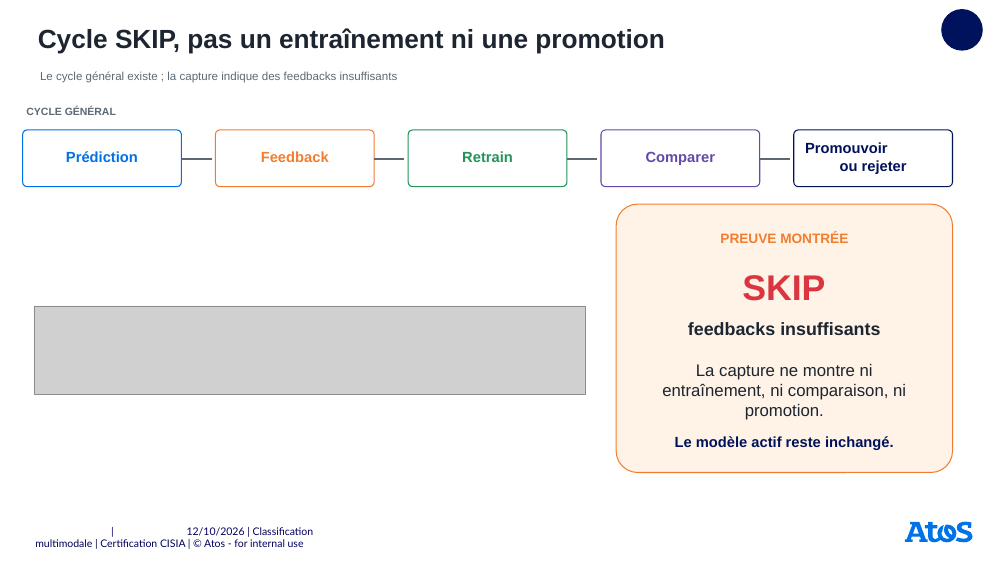
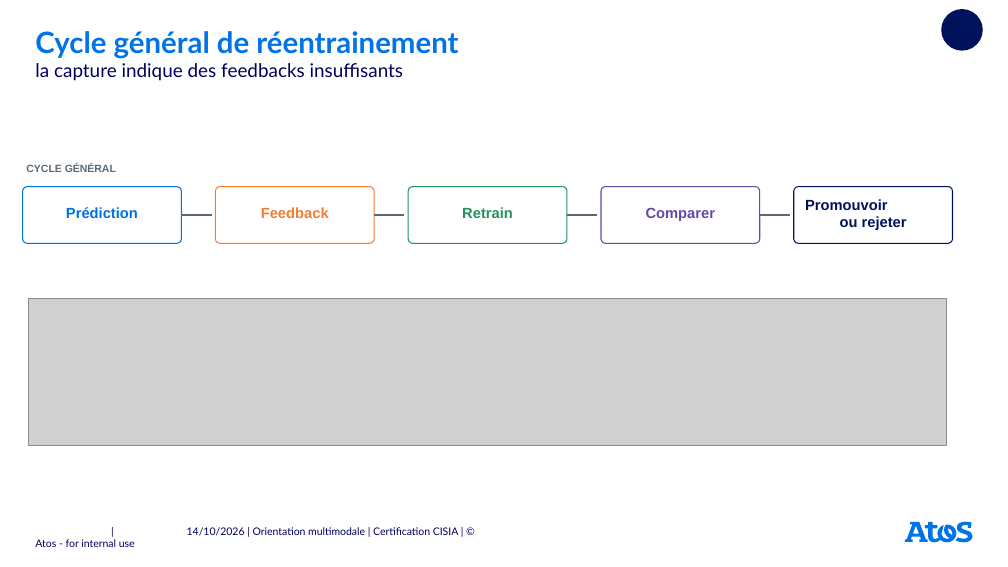
Before and after one commit to userZku/multimodal-classification, a slide deck: slide 26 of reports/soutenance/presentation-certification-atos-v2.pptx (slide 19 before the commit). Drawn at 1008x567 pixels with LibreOffice and Linux fonts; fonts in the diff are those of the drawing; grey boxes stand for pictures. Boxes give left, top, right and bottom in pixels: in the first picture for what was removed or moved away, otherwise in the second. Text is boxed around its words. In the diff, an @@ line names an element or a change of style, - is before the commit and + after.

```diff
--- a/reports/soutenance/presentation-certification-atos-v2.pptx
+++ b/reports/soutenance/presentation-certification-atos-v2.pptx
@@ text removed at [38, 28, 665, 54] @@
-Cycle SKIP, pas un entraînement ni une promotion
@@ title added at [35, 31, 458, 58], 28 pt, text #0073E6, bold @@
+Cycle général de réentrainement
@@ text at [35, 63, 403, 81]: text changed; size 11 to 18 pt; font Arial to Lato; text colour #5C6974 to #00005C @@
-Le cycle général existe ; la capture indique des feedbacks insuffisants
+la capture indique des feedbacks insuffisants
@@ rounded rectangle removed at [616, 204, 953, 473] @@
@@ 6 texts, 5 rounded rectangles, 4 lines: place and size @@
-6 texts, 5 rounded rectangles, 4 lines at [23, 107, 953, 187]
+6 texts, 5 rounded rectangles, 4 lines at [23, 163, 953, 243]
@@ text removed at [720, 232, 848, 243] @@
-PREUVE MONTRÉE
@@ picture: place and size @@
-picture at [34, 306, 586, 395]
+picture at [29, 299, 948, 445]
@@ text removed at [742, 275, 825, 301] @@
-SKIP
@@ text removed at [688, 322, 880, 335] @@
-feedbacks insuffisants
@@ text removed at [662, 364, 906, 420] @@
-La capture ne montre ni entraînement, ni comparaison, ni promotion.
@@ text removed at [675, 436, 894, 450] @@
-Le modèle actif reste inchangé.
@@ text at [187, 527, 459, 536]: text changed @@
-| 12/10/2026 | Classification multimodale | Certification CISIA | © Atos - for internal use
+| 14/10/2026 | Orientation multimodale | Certification CISIA | © Atos - for internal use
```
Also in this commit, not shown: 21 other slides changed, 9 slides added, 2 slides removed, 17 other files.
